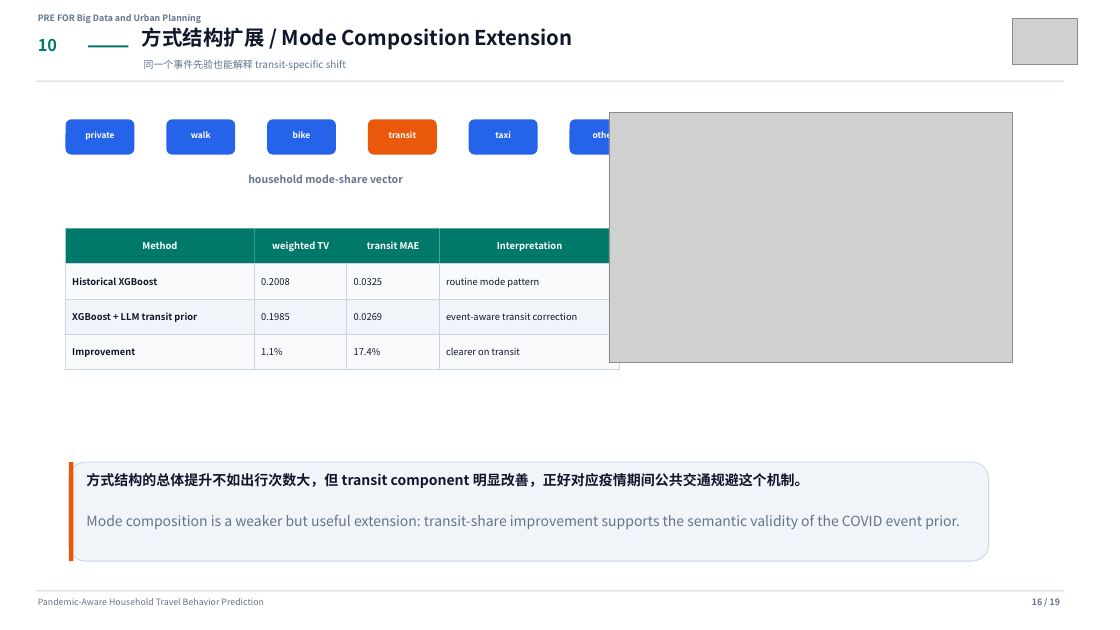
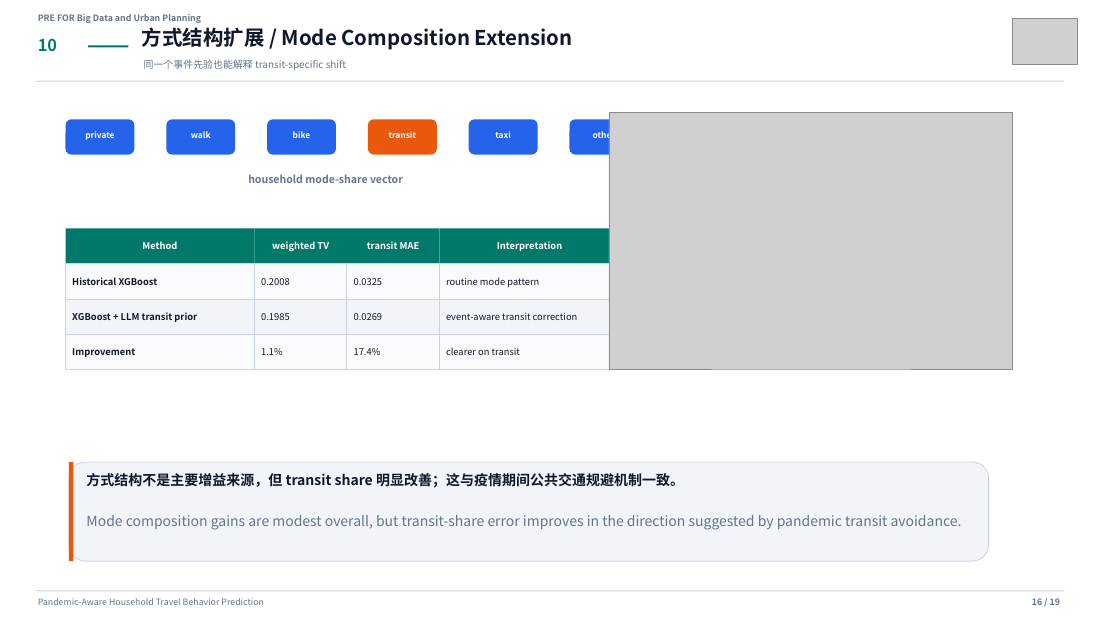
Before and after one commit to Lrving-code/NHTS-Travel-Prediction, a slide deck: slide 16 of outputs/final_project/NHTS_Travel_Behavior_Template_Presentation.pptx. Drawn at 1120x630 pixels with LibreOffice and Linux fonts; fonts in the diff are those of the drawing; grey boxes stand for pictures. Boxes give left, top, right and bottom in pixels: in the first picture for what was removed or moved away, otherwise in the second. Text is boxed around its words. In the diff, an @@ line names an element or a change of style, - is before the commit and + after.

```diff
--- a/outputs/final_project/NHTS_Travel_Behavior_Template_Presentation.pptx
+++ b/outputs/final_project/NHTS_Travel_Behavior_Template_Presentation.pptx
@@ picture: place and size @@
-picture at (609, 113, 1012, 363)
+picture at (609, 113, 1012, 369)
@@ text at (86, 473, 684, 488): text changed @@
-方式结构的总体提升不如出行次数大，但 transit component 明显改善，正好对应疫情期间公共交通规避这个机制。
+方式结构不是主要增益来源，但 transit share 明显改善；这与疫情期间公共交通规避机制一致。
@@ text at (86, 515, 962, 530): text changed @@
-Mode composition is a weaker but useful extension: transit-share improvement supports the semantic validity of the COVID event prior.
+Mode composition gains are modest overall, but transit-share error improves in the direction suggested by pandemic transit avoidance.
```
Also in this commit, not shown: 12 other slides changed, 2 slides added, 2 slides removed, 21 other files.
